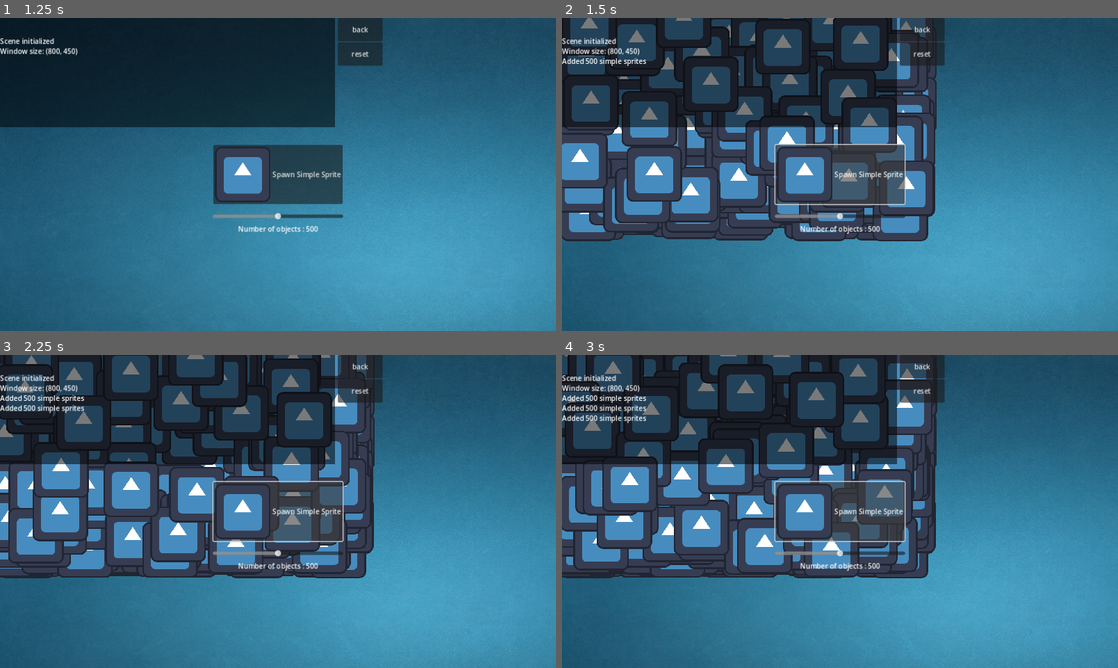
Above: before the commit, frames 1-4 (two rows, left to right).
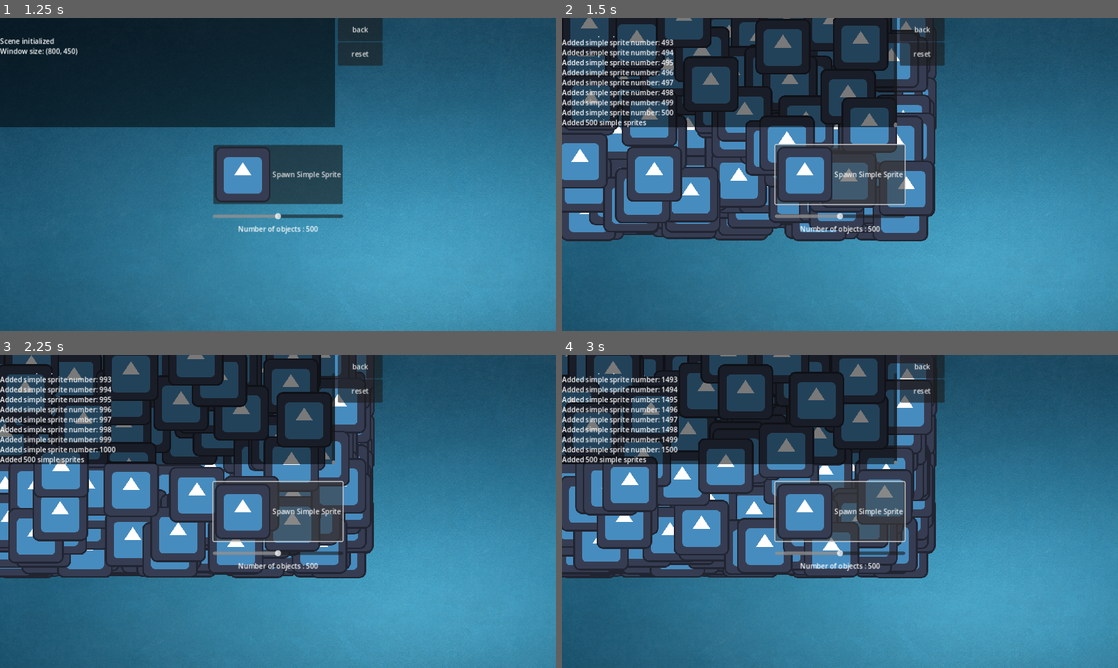
Above: after the commit, the same moments.

Repository: ash4rk/godot_polygon
Game: Godot game, scene res://main.tscn
Two runs of this game, one before a commit and one after it. Both use one fixed random seed, a clock stepped at 60 frames per second and the inputs below. The engine's default icon, where the game draws it, is replaced by a stand-in: a white triangle on a blue panel in a dark square.
Inputs:
- Up to frame 1 (1.25 s): click "Simple Spawner" at 0.5 s
- Up to frame 2 (1.5 s): click "Spawn Simple Sprite" at 1.25 s
- Up to frame 3 (2.25 s): click "Spawn Simple Sprite" at 2 s
- Up to frame 4 (3 s): click "Spawn Simple Sprite" at 2.75 s

Frame 1 is identical in both runs. In frame 2, 2.3% of the frame differs, in the area x 0-61%, y 5-35%; in frame 3, 2.4%; in frame 4, 2.5%.

Commit message:
FEAT: Print sprite number in log

Diff:
--- a/spawnables/sprite_spawner.gd
+++ b/spawnables/sprite_spawner.gd
@@ -3,6 +3,7 @@
 const SIMPLE_SPRITE = preload("res://spawnables/simple_sprite.tscn")
 @onready var Log : RichTextLabel = $CanvasLayer/LogBG/Log
 var sprite_numbers: int = 500
+var sprite_number: int = 0
 
 func _print_log(text_value : String) -> void:
 	Log.text += text_value + "\n"
@@ -19,7 +20,8 @@
 		var x_screen = DisplayServer.window_get_size().x
 		var y_screen = DisplayServer.window_get_size().y
 		simple_sprite_instance.global_position = Vector2(randf_range(0, x_screen),randf_range(0, y_screen))
-
+		sprite_number += 1
+		_print_log("Added simple sprite number: " + str(sprite_number))
 	_print_log("Added " + str(sprite_numbers) + " simple sprites")
 
 func _on_h_slider_value_changed(value):
